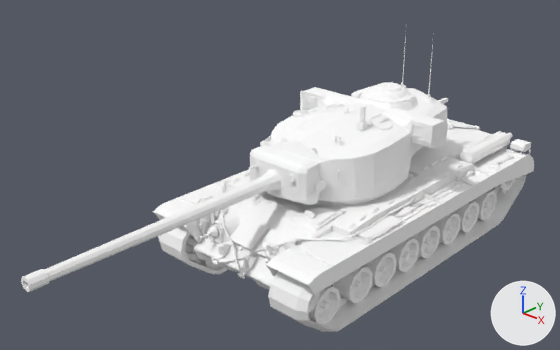
The Blender file models/TankModels/T29 Heavy Tank/T29.blend: old version first, new version second.
One viewpoint serves both versions: a 50 mm camera at (8.64, -11.41, 7.61) aimed at (-0.29, -1.88, 2.04). Lighting does not change. The marker at lower right points along +X, +Y and +Z.

Script lines for the objects in view, before the commit:
```python
ob_gun = bpy.data.objects.new('Gun', me_object_1_003)
ob_gun.location = (0.0, -1.89, 2.18)
ob_hull = bpy.data.objects.new('Hull', me_object_1_001)
ob_hull.location = (0.0, 0.0, 1.02)
ob_hull.rotation_euler = (0.0, 0.0, 3.142)  # degrees (0, 0, 180)
ob_object_3 = bpy.data.objects.new('Object_3', me_object_3)
ob_object_3.location = (0.0, 0.0, 0.0)
ob_track_left = bpy.data.objects.new('Track_Left', me_object_1)
ob_track_left.location = (0.0, 0.0, 0.0)
ob_track_right = bpy.data.objects.new('Track_Right', me_object_2)
ob_track_right.location = (0.0, 0.0, 0.0)
ob_turret = bpy.data.objects.new('Turret', me_object_1_002)
ob_turret.location = (0.0, -0.59, 1.64)
ob_turret.rotation_euler = (0.0, 0.0, 3.142)  # degrees (0, 0, 180)
ob_wheels_left = bpy.data.objects.new('Wheels_Left', me_object_4)
ob_wheels_left.location = (0.0, 0.0, 0.0)
ob_wheels_right = bpy.data.objects.new('Wheels_Right', me_object_6)
ob_wheels_right.location = (0.0, 0.0, 0.0)
```
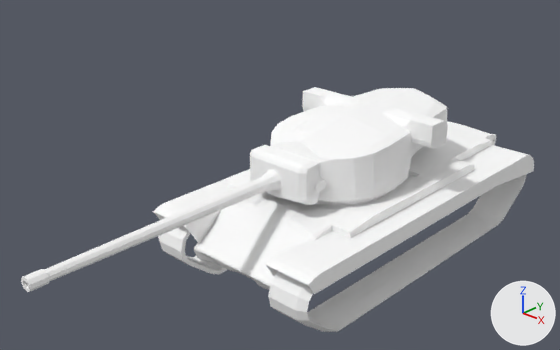
Edits to the scene script, one JSON object a line:
```json
{"block": "me_object_1_003", "where": "# used by ob_gun; location = (0.0, -1.89, 2.18)"}
{"op": "remove", "block": "me_object_1_003", "code": "me_object_1_003.from_pydata(...)  # 473 vertices, 432 faces; spans x -0.72..0.77, y -5.28..0.06, z -0.42..0.5"}
{"op": "add", "block": "me_object_1_003", "code": "me_object_1_003.from_pydata(...)  # 324 vertices, 318 faces; spans x -0.72..0.77, y -5.28..0.06, z -0.42..0.42"}
{"block": "me_object_1_003", "change": "me_object_1_003 part 1: 13 loose pieces with 149 vertices, spanning x -0.5..0.51, y -0.65..-0.13, z -0.11..0.5, are deleted"}
{"block": "me_object_1_002", "where": "# used by ob_turret; location = (0.0, -0.59, 1.64); rotation_euler = (0.0, 0.0, 3.142), in degrees (0, 0, 180)"}
{"op": "remove", "block": "me_object_1_002", "code": "me_object_1_002.from_pydata(...)  # 2439 vertices, 1850 faces; spans x -1.57..1.57, y -2.9..1.59, z 0.0..2.71"}
{"op": "add", "block": "me_object_1_002", "code": "me_object_1_002.from_pydata(...)  # 438 vertices, 446 faces; spans x -1.57..1.57, y -2.66..1.59, z 0.0..1.28"}
{"block": "me_object_1_002", "change": "me_object_1_002 part 2: 305 loose pieces with 1998 vertices, spanning x -1.46..1.49, y -2.9..1.12, z 0.36..2.71, are deleted"}
{"block": "me_object_1_001", "where": "# used by ob_hull; location = (0.0, 0.0, 1.02); rotation_euler = (0.0, 0.0, 3.142), in degrees (0, 0, 180)"}
{"op": "remove", "block": "me_object_1_001", "code": "me_object_1_001.from_pydata(...)  # 5647 vertices, 4027 faces; spans x -1.9..1.9, y -4.11..3.58, z -0.53..0.79"}
{"op": "add", "block": "me_object_1_001", "code": "me_object_1_001.from_pydata(...)  # 936 vertices, 719 faces, 7 loose edges; spans x -1.9..1.9, y -4.11..3.58, z -0.53..0.79"}
{"block": "me_object_1_001", "change": "me_object_1_001 part 3: 684 loose pieces with 4625 vertices, spanning x -1.88..1.87, y -4.09..3.54, z -0.47..0.79, are deleted"}
{"block": "me_object_1", "where": "me_object_1.from_pydata(...)  # 252 vertices, 240 faces; spans x 1.09..1.85, y -3.63..3.84, z 0.0..1.35"}
{"block": "me_object_1", "where": "# used by ob_track_left; location = (0.0, 0.0, 0.0)"}
{"block": "me_object_1", "change": "me_object_1 part 4: the loose piece of 42 vertices spanning x 1.38..1.4, y -3.54..3.76, z 0.08..1.27 is deleted"}
{"op": "remove", "block": "ob_wheels_right", "code": ["ob_wheels_right = bpy.data.objects.new('Wheels_Right', me_object_6)", "ob_wheels_right.location = (0.0, 0.0, 0.0)"]}
{"op": "remove", "block": "ob_wheels_left", "code": ["ob_wheels_left = bpy.data.objects.new('Wheels_Left', me_object_4)", "ob_wheels_left.location = (0.0, 0.0, 0.0)"]}
{"op": "remove", "block": "ob_object_3", "code": ["ob_object_3 = bpy.data.objects.new('Object_3', me_object_3)", "ob_object_3.location = (0.0, 0.0, 0.0)"]}
```

Boxes (x1, y1, x2, y2) around the edits, measured in the pictures (560 x 350 px):
```json
{"object": "Hull", "change": "reshaped", "before": [153, 118, 534, 294], "after": [153, 121, 534, 294]}
{"object": "Turret", "change": "reshaped", "before": [260, 21, 448, 206], "after": [270, 87, 448, 206], "on screen": "35% shorter"}
{"object": "Wheels_Left", "change": "deleted", "before": [307, 237, 419, 324]}
{"object": "Object_3", "change": "deleted", "before": [411, 179, 515, 259]}
{"object": "Wheels_Right", "change": "deleted", "before": [185, 233, 220, 269]}
{"part": 1, "of": "me_object_1_003", "change": "deleted", "before": [249, 142, 295, 183]}
{"part": 2, "of": "me_object_1_002", "change": "deleted", "before": [260, 21, 448, 180]}
{"part": 3, "of": "me_object_1_001", "change": "deleted", "before": [178, 118, 531, 279]}
{"part": 4, "of": "me_object_1", "change": "deleted", "before": [308, 187, 500, 319]}
```
